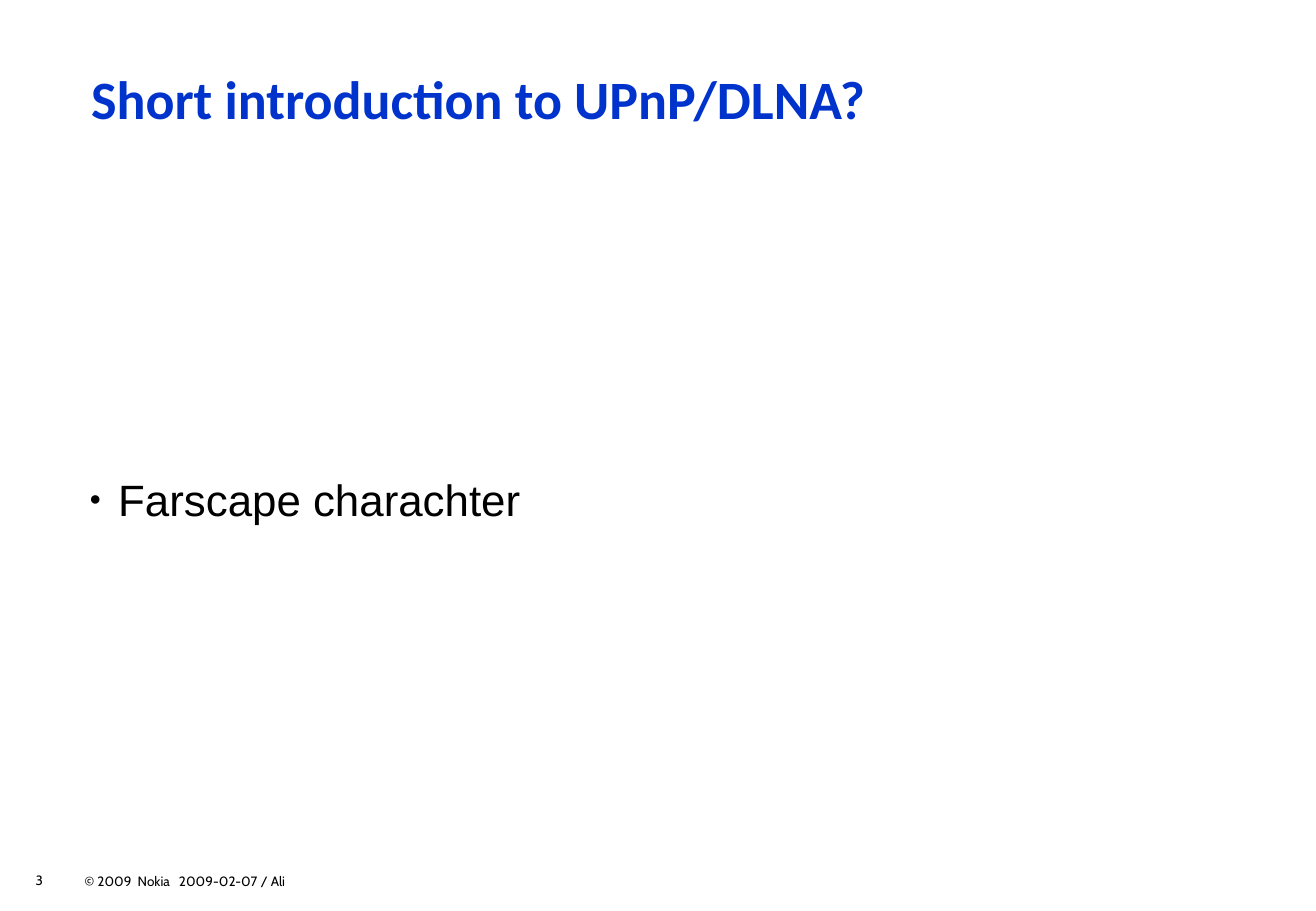
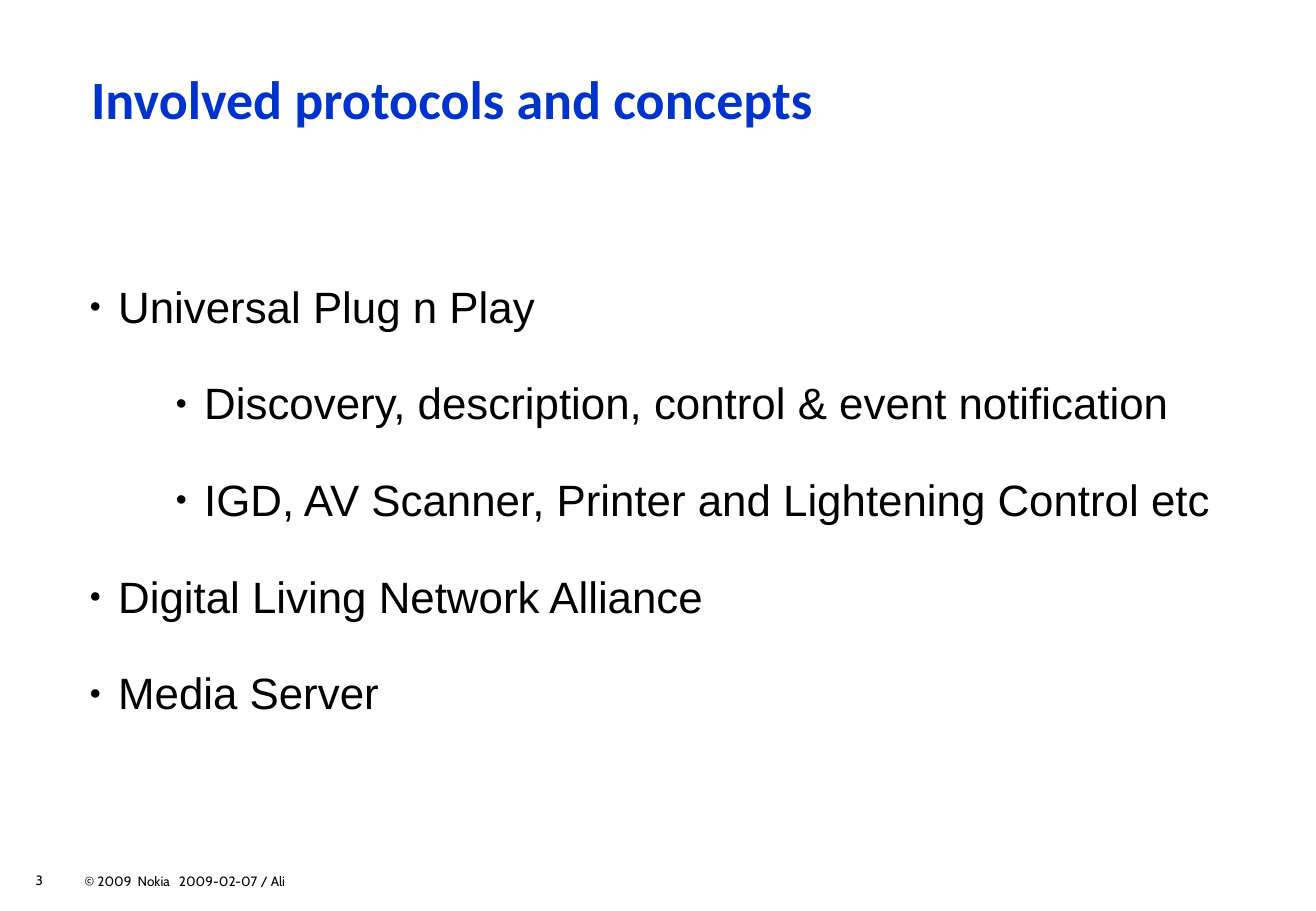
Before and after one commit to zeenix/rygel-presentation-2009, a slide deck: slide 3 of slides.odp. Drawn at 1316x911 pixels with LibreOffice and Linux fonts; fonts in the diff are those of the drawing; background and template pictures are left out. Boxes give left, top, right and bottom in pixels: in the first picture for what was removed or moved away, otherwise in the second. Text is boxed around its words. In the diff, an @@ line names an element or a change of style, - is before the commit and + after.

Commit message:
Fill "involved concepts" slide.
This was previously "Introduction to UPnP/DLNA".

```diff
--- a/slides.odp
+++ b/slides.odp
@@ title at bbox=[91, 81, 812, 128]: text changed @@
-Short introduction to UPnP/DLNA?
+Involved protocols and concepts
@@ text at bbox=[118, 291, 1209, 710]: text changed @@
-  ● Farscape charachter
+  ● Universal Plug n Play
+        ● Discovery, description, control & event notification
+        ● IGD, AV Scanner, Printer and Lightening Control etc
+  ● Digital Living Network Alliance
+  ● Media Server
```
